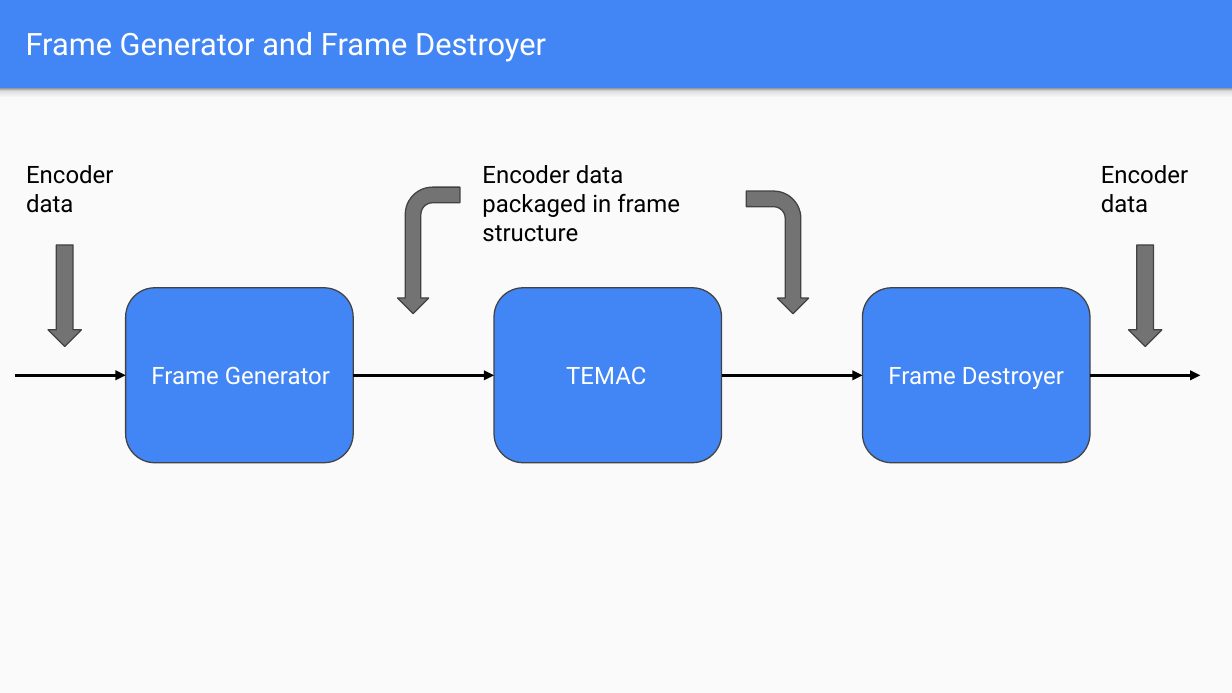
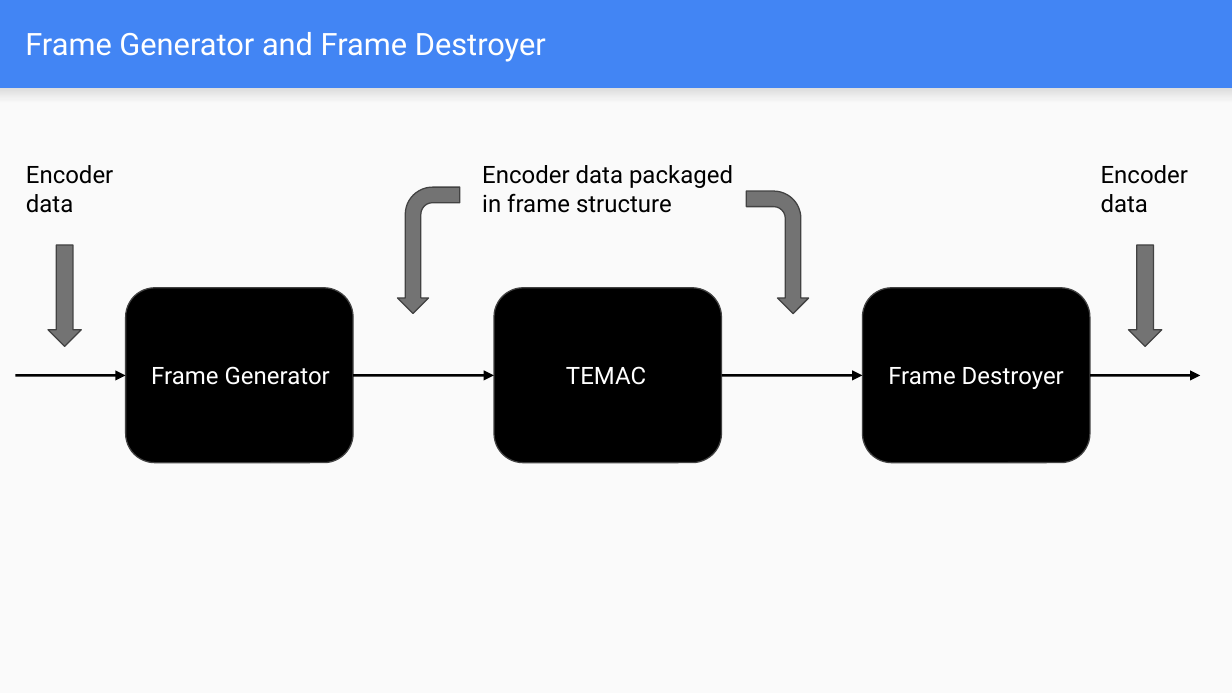
Before and after one commit to JKHHai/G4_H263_Compression, a slide deck: slide 25 of docs/H.263 Media Compression Broadcast on FPGAs Final project Demo.pptx (slide 26 before the commit). Drawn at 1232x693 pixels with LibreOffice and Linux fonts; fonts in the diff are those of the drawing. Boxes give left, top, right and bottom in pixels: in the first picture for what was removed or moved away, otherwise in the second. Text is boxed around its words. In the diff, an @@ line names an element or a change of style, - is before the commit and + after.

```diff
--- a/docs/H.263 Media Compression Broadcast on FPGAs Final project Demo.pptx
+++ b/docs/H.263 Media Compression Broadcast on FPGAs Final project Demo.pptx
@@ rectangle at bbox=[0, 89, 1232, 103]: fill gradient #F9F9F9 to #DEDEDE to #999999 to gradient #F9F9F9 to #DEDEDE @@
@@ text "Encoder data packaged in frame ..." rewrapped from bbox=[482, 165, 680, 242] to bbox=[482, 165, 733, 213] @@
@@ bent arrow at bbox=[398, 187, 461, 314]: outline #424242 0.75 pt to #424242 0.74 pt @@
@@ fill #4285F4 to #000000; outline #424242 0.75 pt to #424242 0.74 pt in 3 elements at bbox=[126, 288, 354, 463], bbox=[862, 288, 1090, 463], bbox=[494, 288, 722, 463] @@
@@ arrow removed from (15, 376) to (126, 376) @@
@@ arrow removed from (354, 376) to (494, 376) @@
@@ freeform shape added at bbox=[354, 376, 494, 376], outline #000000 1.5 pt @@
@@ arrow removed from (722, 376) to (862, 376) @@
@@ freeform shape added at bbox=[722, 376, 862, 376], outline #000000 1.5 pt @@
@@ arrow removed from (1090, 376) to (1200, 376) @@
@@ freeform shape added at bbox=[1090, 376, 1200, 376], outline #000000 1.5 pt @@
```
Also in this commit, not shown: 26 other slides changed, 1 slide removed, 4 other files.
